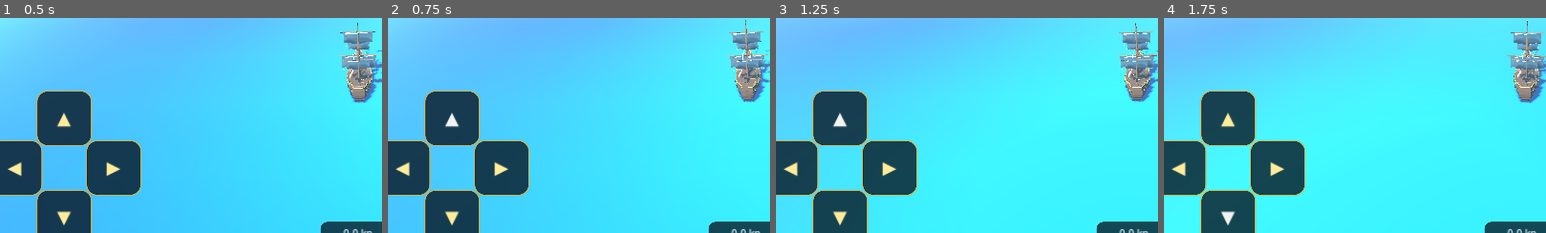
Above: before the commit, frames 1-4 (left to right).
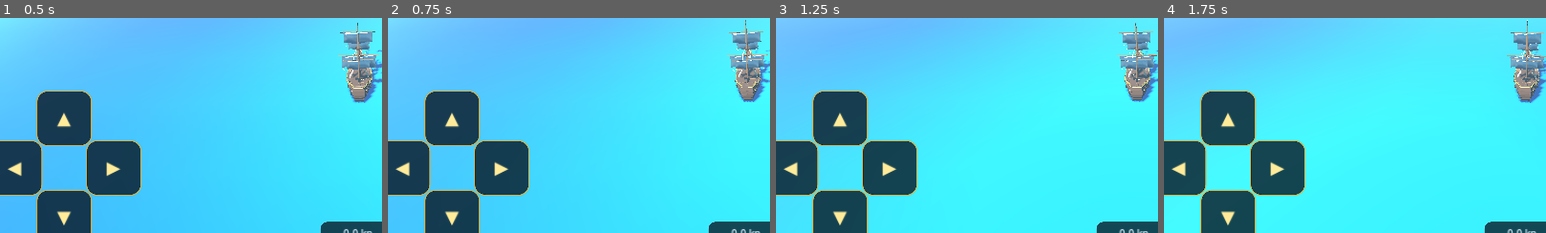
Above: after the commit, the same moments.

Repository: za99405com-ui/Pirate-Seasonline
Game: Godot game, scene res://scenes/world/world.tscn
Two runs of this game, one before a commit and one after it. Both use one fixed random seed, a clock stepped at 60 frames per second and the inputs below.
Inputs (mouse positions are % of the whole screen's width and height, from its top left):
- Up to frame 1 (0.5 s): no input
- Up to frame 2 (0.75 s): click (12, 68) at 0.5 s, where only the run before the commit has a clickable "▲"
- Up to frame 3 (1.25 s): no input
- Up to frame 4 (1.75 s): click (12, 91) at 1.25 s, where only the run before the commit has a clickable "▼"
The pictures show only the part of the screen within x 3-53%, y 45-95%; the shares and areas given below are measured in that part.

Frame 1 is identical in both runs. In frame 2, 0.1% of the frame differs, in the area x 15-19%, y 44-51%; in frame 3, 0.1%; in frame 4, 0.1%, in the area x 15-19%, y 89-97%.

Commit message:
controls: support true two-finger steering and travel HUD

Diff:
--- a/godot_game/scripts/ui/hud.gd
+++ b/godot_game/scripts/ui/hud.gd
@@ -31,6 +31,8 @@
 var dpad_down_held: bool = false
 var dpad_left_held: bool = false
 var dpad_right_held: bool = false
+var dpad_touches: Dictionary = {}
+var mouse_dpad_direction: String = ""
 
 func _ready() -> void:
 	world_controller = get_parent()
@@ -112,14 +114,9 @@
 	for button in [dpad_up, dpad_down, dpad_left, dpad_right]:
 		dpad_root.add_child(button)
 
-	dpad_up.button_down.connect(_set_dpad_up.bind(true))
-	dpad_up.button_up.connect(_set_dpad_up.bind(false))
-	dpad_down.button_down.connect(_set_dpad_down.bind(true))
-	dpad_down.button_up.connect(_set_dpad_down.bind(false))
-	dpad_left.button_down.connect(_set_dpad_left.bind(true))
-	dpad_left.button_up.connect(_set_dpad_left.bind(false))
-	dpad_right.button_down.connect(_set_dpad_right.bind(true))
-	dpad_right.button_up.connect(_set_dpad_right.bind(false))
+	for button in [dpad_up, dpad_down, dpad_left, dpad_right]:
+		button.toggle_mode = true
+		button.mouse_filter = Control.MOUSE_FILTER_IGNORE
 
 	_layout_dpad()
 
@@ -179,20 +176,81 @@
 	button.size = Vector2(button_size, button_size)
 	button.custom_minimum_size = Vector2(button_size, button_size)
 
-func _set_dpad_up(active: bool) -> void:
-	dpad_up_held = active
-	_send_dpad_vector()
-
-func _set_dpad_down(active: bool) -> void:
-	dpad_down_held = active
-	_send_dpad_vector()
-
-func _set_dpad_left(active: bool) -> void:
-	dpad_left_held = active
-	_send_dpad_vector()
-
-func _set_dpad_right(active: bool) -> void:
-	dpad_right_held = active
+func _input(event: InputEvent) -> void:
+	# One Control tracks every finger, so UP+LEFT / UP+RIGHT works reliably on mobile.
+	if event is InputEventScreenTouch:
+		var touch := event as InputEventScreenTouch
+		if touch.pressed:
+			var direction := _dpad_direction_at(touch.position)
+			if not direction.is_empty():
+				dpad_touches[touch.index] = direction
+				get_viewport().set_input_as_handled()
+		else:
+			if dpad_touches.has(touch.index):
+				dpad_touches.erase(touch.index)
+				get_viewport().set_input_as_handled()
+		_refresh_dpad_state()
+	elif event is InputEventScreenDrag:
+		var drag := event as InputEventScreenDrag
+		if dpad_touches.has(drag.index):
+			var direction := _dpad_direction_at(drag.position)
+			if direction.is_empty():
+				dpad_touches.erase(drag.index)
+			else:
+				dpad_touches[drag.index] = direction
+			get_viewport().set_input_as_handled()
+			_refresh_dpad_state()
+	elif event is InputEventMouseButton:
+		var mouse := event as InputEventMouseButton
+		if mouse.button_index == MOUSE_BUTTON_LEFT:
+			mouse_dpad_direction = _dpad_direction_at(mouse.position) if mouse.pressed else ""
+			_refresh_dpad_state()
+
+func _dpad_direction_at(screen_position: Vector2) -> String:
+	if not dpad_root or not dpad_root.visible:
+		return ""
+	if dpad_up and dpad_up.get_global_rect().has_point(screen_position):
+		return "up"
+	if dpad_down and dpad_down.get_global_rect().has_point(screen_position):
+		return "down"
+	if dpad_left and dpad_left.get_global_rect().has_point(screen_position):
+		return "left"
+	if dpad_right and dpad_right.get_global_rect().has_point(screen_position):
+		return "right"
+	return ""
+
+func _refresh_dpad_state() -> void:
+	dpad_up_held = false
+	dpad_down_held = false
+	dpad_left_held = false
+	dpad_right_held = false
+
+	var directions: Array[String] = []
+	for value in dpad_touches.values():
+		directions.append(String(value))
+	if not mouse_dpad_direction.is_empty():
+		directions.append(mouse_dpad_direction)
+
+	for direction in directions:
+		match direction:
+			"up":
+				dpad_up_held = true
+			"down":
+				dpad_down_held = true
+			"left":
+				dpad_left_held = true
+			"right":
+				dpad_right_held = true
+
+	if dpad_up:
+		dpad_up.set_pressed_no_signal(dpad_up_held)
+	if dpad_down:
+		dpad_down.set_pressed_no_signal(dpad_down_held)
+	if dpad_left:
+		dpad_left.set_pressed_no_signal(dpad_left_held)
+	if dpad_right:
+		dpad_right.set_pressed_no_signal(dpad_right_held)
+
 	_send_dpad_vector()
 
 func _send_dpad_vector() -> void:
@@ -201,11 +259,13 @@
 
 	var x: float = float(int(dpad_right_held) - int(dpad_left_held))
 	var y: float = float(int(dpad_down_held) - int(dpad_up_held))
-	var input_vector := Vector2(x, y)
-	if input_vector.length() > 1.0:
-		input_vector = input_vector.normalized()
-
-	player_ship.call("set_joystick_input", input_vector)
+
+	# When sailing forward + turning, keep full throttle and use a gentle rudder.
+	# This feels like steering a ship rather than moving diagonally like a character.
+	if absf(y) > 0.5 and absf(x) > 0.5:
+		x *= 0.48
+
+	player_ship.call("set_joystick_input", Vector2(x, y))
 
 func _create_combat_indicator() -> void:
 	combat_panel = PanelContainer.new()
@@ -251,7 +311,13 @@
 
 	if speed_label:
 		var speed_value: float = absf(float(player_ship.current_forward_speed)) if "current_forward_speed" in player_ship else 0.0
-		speed_label.text = "%.1f kn" % speed_value
+		var travel_active: bool = false
+		if player_ship.has_method("is_travel_mode"):
+			travel_active = bool(player_ship.call("is_travel_mode"))
+		if travel_active:
+			speed_label.text = "TRAVEL ×1.5  •  %.1f kn" % speed_value
+		else:
+			speed_label.text = "%.1f kn" % speed_value
 
 	_update_combat_indicator()
 	_update_upgrade_button()
